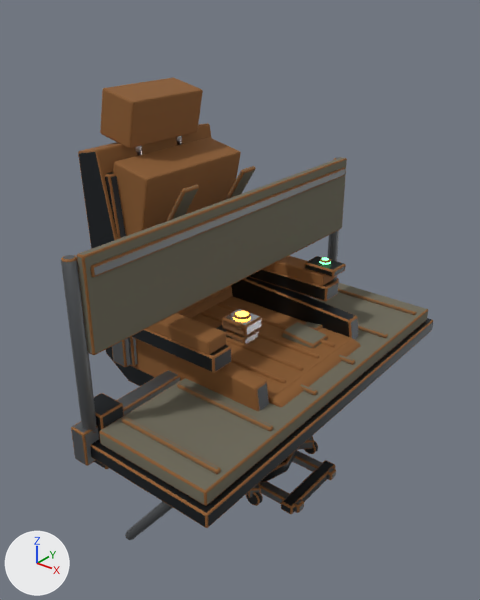
Renders of the Blender file Assets/Game/Art/Models/_Source~/components/props/crew_seat.blend from each side of a commit.
Camera for both pictures: a 50 mm camera at (1.304, -1.667, 1.721) aimed at (0.011, -0.051, 0.719). The axes (+X, +Y, +Z) are drawn at lower left. The lights are the same throughout. The picture after the commit comes second.

The first picture shows 'Mesh_CrewSeat_Bench', 'Mesh_CrewSeat_Copilot', 'Mesh_CrewSeat_Pilot' and 1 more.
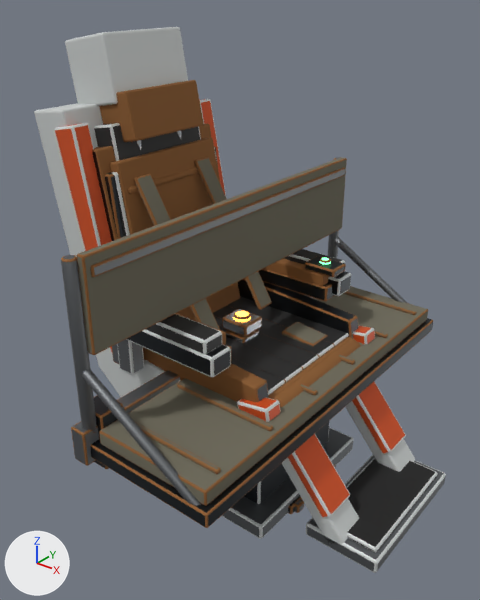
Where the change shows, as pixel boxes [x1, y1, x2, y2] in the pictures (480 x 600 px; the box of a moved part takes in the faces that stretch with it):
'Mesh_CrewSeat_Bench', reshaped: before [61, 157, 433, 540]; after [61, 157, 433, 528]
'Mesh_CrewSeat_Command', added: after [34, 27, 446, 573]
    faces in mat_mat_paint_white_arctic (light grey #d6dad9): [34, 27, 446, 573]
    faces in mat_mat_paint_safety_orange (orange #d9541f): [55, 99, 405, 517]
    faces in mat_mat_neutral_black_matte (black #272727): [94, 123, 349, 396]
    faces in mat_mat_metal_steel_worn (grey #7a7d80): [118, 339, 446, 571]
    faces in mat_mat_plastic_rubber_black (black #1a1a1a): [347, 458, 437, 552]
'Mesh_CrewSeat_Pilot', reshaped: before [78, 77, 361, 514]; after [92, 80, 361, 514]
part 1 of me_mesh_crewseat_pilot, moved or reshaped: before [113, 137, 241, 236]; after [109, 138, 240, 321]
part 2 of me_mesh_crewseat_pilot, moved or reshaped: before [100, 77, 203, 148]; after [99, 80, 203, 142]
part 3 of me_mesh_crewseat_pilot, moved or reshaped (not visible afterwards): before [305, 321, 323, 331]
part 4 of me_mesh_crewseat_pilot, moved or reshaped: before [167, 185, 199, 221]; after [134, 174, 220, 330]
part 5 of me_mesh_crewseat_pilot, moved or reshaped: before [225, 166, 256, 200]; after [194, 157, 272, 310]
part 6 of me_mesh_crewseat_bench, moved or reshaped: before [61, 255, 173, 540]; after [61, 255, 201, 506]
part 7 of me_mesh_crewseat_bench, moved or reshaped: before [327, 157, 341, 261]; after [328, 157, 407, 303]

The change, as a diff of the scene's bpy script:
```diff
--- a/Assets/Game/Art/Models/_Source~/components/props/crew_seat.blend.py
+++ b/Assets/Game/Art/Models/_Source~/components/props/crew_seat.blend.py
@@ me_mesh_crewseat_pilot @@
 me_mesh_crewseat_pilot.from_pydata(...)  # 2498 vertices, 2349 faces; spans x -0.509..0.346, y -0.365..0.365, z 0.0..1.392
+# me_mesh_crewseat_pilot part 1: the loose piece of 56 vertices spanning x -0.505..-0.215, y -0.24..0.24, z 0.502..1.178 is turned -24 degrees about the y axis through its middle
+# me_mesh_crewseat_pilot part 2: the loose piece of 56 vertices spanning x -0.509..-0.331, y -0.17..0.17, z 1.208..1.392 is turned -24 degrees about the y axis through its middle
+# me_mesh_crewseat_pilot part 3: the loose piece of 56 vertices spanning x -0.129..0.169, y 0.205..0.275, z 0.492..0.548 is turned 16 degrees about the y axis through its middle
+# me_mesh_crewseat_pilot part 4: 56 of 2498 vertices moved; they spanned x -0.335..-0.105, y -0.188..-0.113, z 0.76..1.12 and now span x -0.339..-0.021, y -0.188..-0.113, z 0.602..1.118; mean shift (0.04, 0.0, -0.08); largest move (-0.11, -0.181, 1.119) -> (-0.025, -0.181, 0.603)
+# me_mesh_crewseat_pilot part 5: 56 of 2498 vertices moved; they spanned x -0.335..-0.105, y 0.113..0.188, z 0.76..1.12 and now span x -0.339..-0.021, y 0.113..0.188, z 0.602..1.118; mean shift (0.04, 0.0, -0.08); largest move (-0.11, 0.12, 1.119) -> (-0.025, 0.12, 0.603)
 me_mesh_crewseat_pilot.materials.append(mat_mat_fabric_seat_ochre)
@@ me_mesh_crewseat_bench @@
-me_mesh_crewseat_bench.from_pydata(...)  # 1480 vertices, 1404 faces; spans x -0.12..0.42, y -0.72..0.72, z 0.127..1.07
+me_mesh_crewseat_bench.from_pydata(...)  # 1480 vertices, 1404 faces; spans x -0.12..0.42, y -0.72..0.72, z 0.36..1.07
+# me_mesh_crewseat_bench part 6: 96 of 1480 vertices moved; they spanned x -0.082..0.319, y -0.702..-0.644, z 0.127..1.06 and now span x -0.082..0.407, y -0.702..-0.658, z 0.43..1.06; mean shift (-0.005, -0.01, 0.14); largest move (-0.076, -0.68, 1.06) -> (0.406, -0.68, 0.449)
+# me_mesh_crewseat_bench part 7: 96 of 1480 vertices moved; they spanned x -0.082..0.319, y 0.644..0.702, z 0.127..1.06 and now span x -0.082..0.407, y 0.658..0.702, z 0.43..1.06; mean shift (-0.005, 0.01, 0.14); largest move (-0.076, 0.68, 1.06) -> (0.406, 0.68, 0.449)
 me_mesh_crewseat_bench.materials.append(mat_mat_fabric_seat_ochre)
@@ ob_mesh_crewseat_command @@
+ob_mesh_crewseat_command = bpy.data.objects.new('Mesh_CrewSeat_Command', me_mesh_crewseat_command)  # 1552 vertices, 1482 faces; spans x -0.66..0.71, y -0.41..0.41, z 0.0..1.56; in mat_mat_paint_white_arctic (light grey #d6dad9), mat_mat_paint_safety_orange (orange #d9541f), mat_mat_neutral_black_matte (black #272727), mat_mat_metal_steel_dark (dark grey #3a3e42), mat_mat_metal_steel_worn (grey #7a7d80), mat_mat_plastic_rubber_black (black #1a1a1a), mat_mat_emissive_green_crt (green #6bff9e, glowing green #6bff9e)
+ob_mesh_crewseat_command.location = (0.0, 0.0, 0.0)
```
